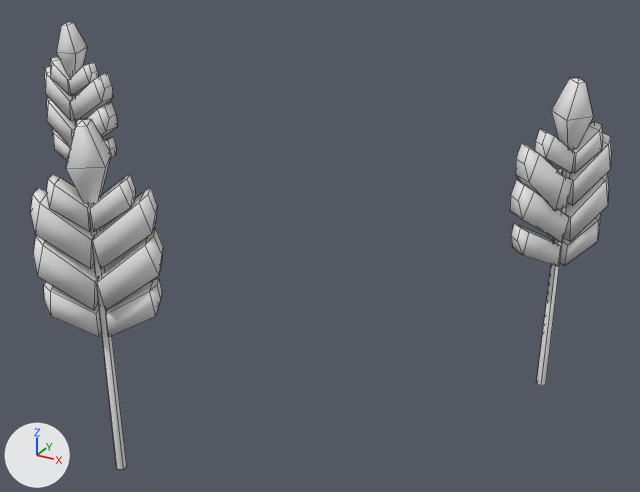
Renders of the FBX model Assets/Viridis Country/Models/Trigo/Trigo.fbx from each side of a commit.
Both versions are drawn from a 50 mm camera at (3.21, -4.66, 3.4) aimed at (0.61, 0.07, 1.03). The axes (+X, +Y, +Z) are drawn at lower left. The lights are the same throughout. Mesh edges are drawn as thin lines. Where no turn or scale is listed for an object, it has been applied to the vertices.
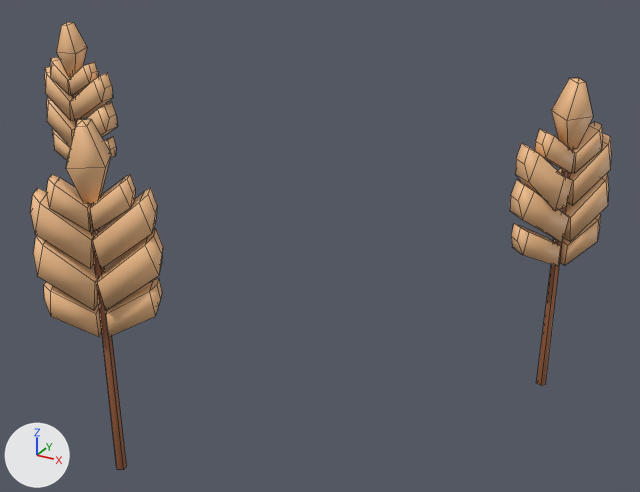
The newer file is also rescaled (x2.445), turned or shifted as a whole; pictures and numbers use the older file's frame.

Patch to the scene script:
```diff
--- a/Assets/Viridis Country/Models/Trigo/Trigo.fbx.py
+++ b/Assets/Viridis Country/Models/Trigo/Trigo.fbx.py
@@ mat_material_001 @@
+mat_material_001 = principled_material('Material.001')
+mat_material_001.base_color = (0.277, 0.0936, 0.0329)  # brown #905633
@@ mat_material @@
+mat_material = principled_material('Material')
+mat_material.base_color = (0.904, 0.521, 0.257)  # beige #f4bf8b
@@ me_cylinder_008 @@
 me_cylinder_008.from_pydata(...)  # 364 vertices, 310 faces; spans x -2.41..2.25, y -1.6..1.05, z 0.03..2.18
 # used by ob_cylinder_001; location = (0.0, 0.0, 0.0)
+# me_cylinder_008 part 1: all 295 faces centred in x -2.4..2.23, y -1.59..1.03, z 1.02..2.18 switch from no material to mat_material (beige #f4bf8b)
+# me_cylinder_008 part 2: all 15 faces centred in x -2.09..2.03, y -1.43..0.76, z 0.91 switch from no material to mat_material_001 (brown #905633)
```

Boxes (x1, y1, x2, y2) around the edits, measured in the pictures (640 x 492 px):
part 1 of me_cylinder_008, recoloured (grey to brown): (30, 22, 611, 337) in both
part 2 of me_cylinder_008, recoloured (grey to brown): (73, 93, 570, 470) in both
